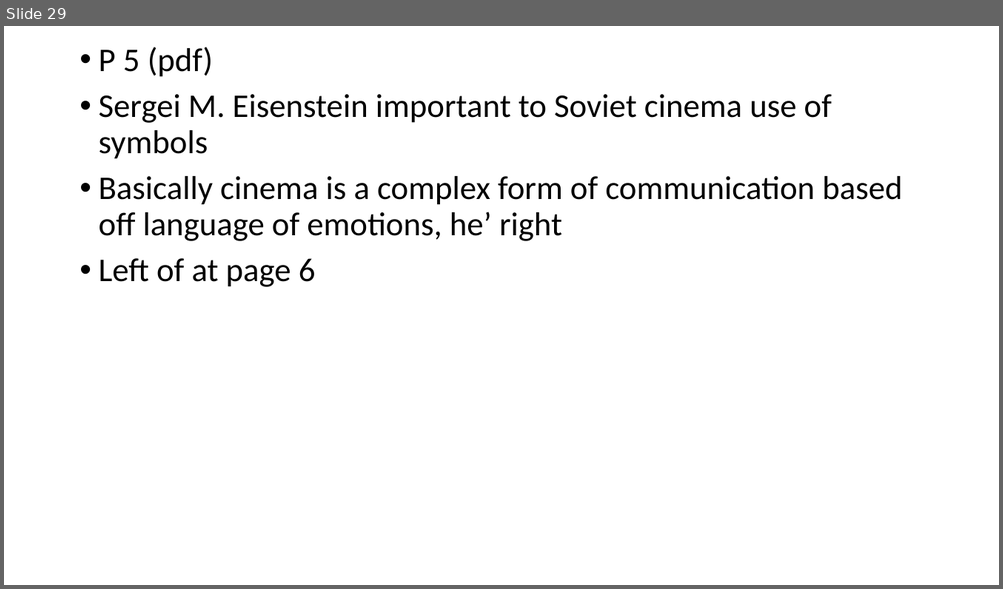
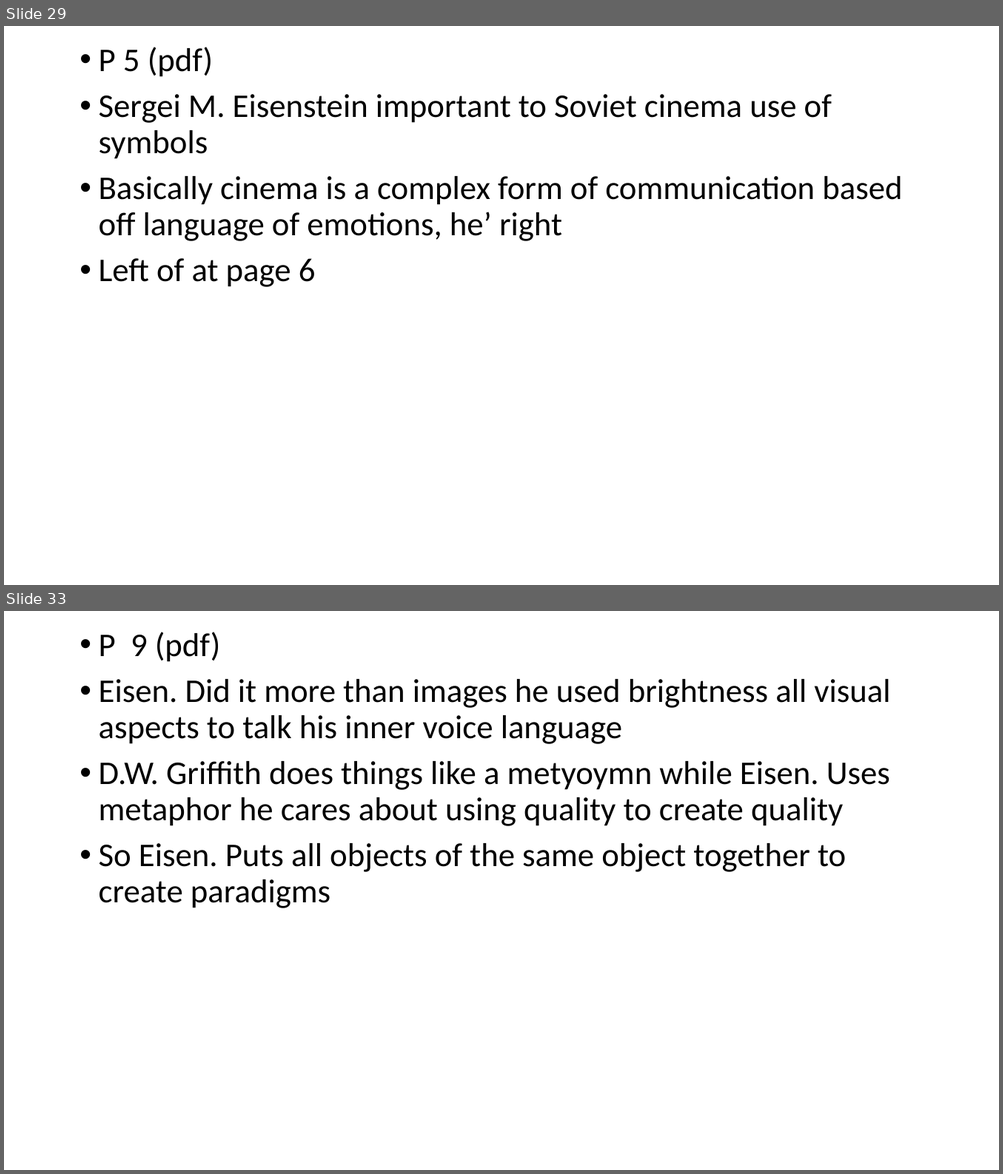
Before and after one commit to MichaelOdumosu57/Spring_2017, a slide deck: Spring 2017 Semester/Music or Arts/ARUS HW/6 ARUS HW/ARUS HW#6 notes.pptx. Shown one above the other, each under a label of ours: slide 29 before the commit, slides 29 and 33 after it; the slides between them are not shown. The pictures are 1003x589 and 1003x1174 pixels, drawn with LibreOffice and Linux fonts; fonts in the diff are those of the drawing. Boxes give left, top, right and bottom in pixels: in the first picture for what was removed or moved away, otherwise in the second. Text is boxed around its words. In the diff, an @@ line names an element or a change of style, - is before the commit and + after.

```diff
--- a/Spring 2017 Semester/Music or Arts/ARUS HW/6 ARUS HW/ARUS HW#6 notes.pptx
+++ b/Spring 2017 Semester/Music or Arts/ARUS HW/6 ARUS HW/ARUS HW#6 notes.pptx
@@ slide 33 added at box(4, 611, 999, 1170), background #FFFFFF @@
@@ text added at box(99, 632, 890, 908), 32 pt, text #000000 @@
+• P 9 (pdf)
+• Eisen. Did it more than images he used brightness all visual aspects to talk his inner voice language
+• D.W. Griffith does things like a metyoymn while Eisen. Uses metaphor he cares about using quality to create quality
+• So Eisen. Puts all objects of the same object together to create paradigms
```
Also in this commit, not shown: 1 slide changed, 6 other slides added, 7 other files.
